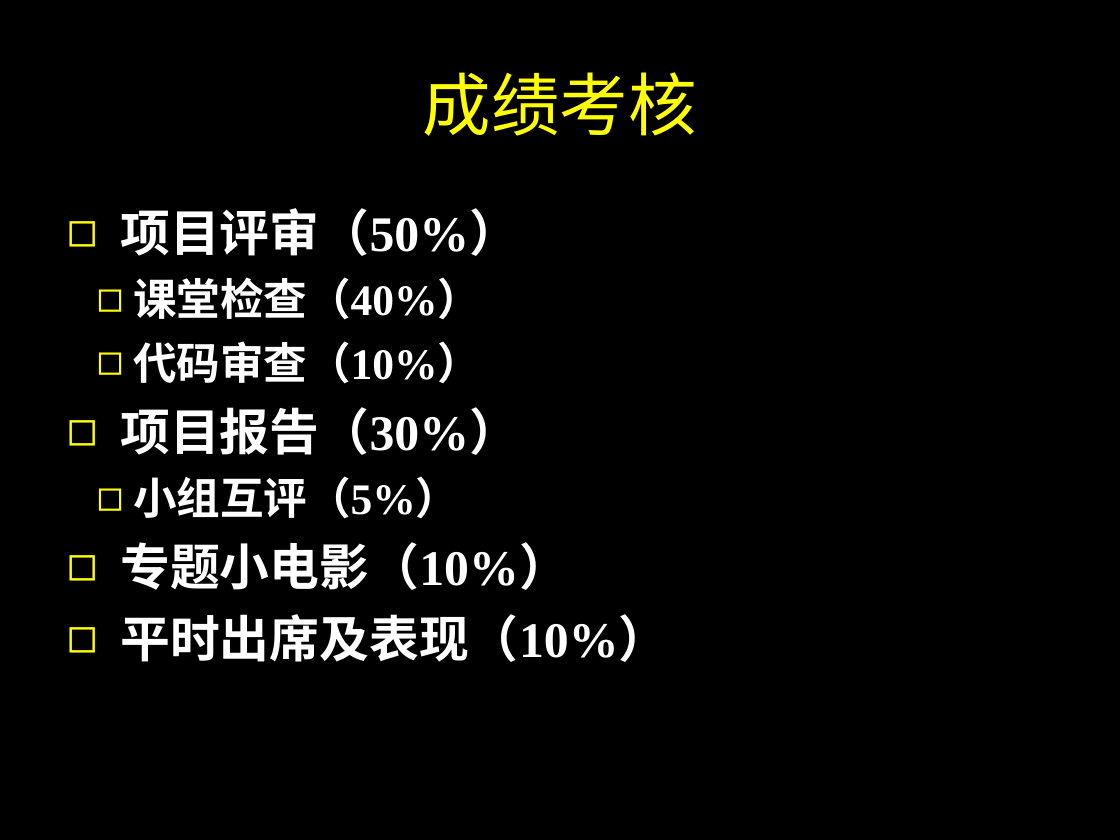
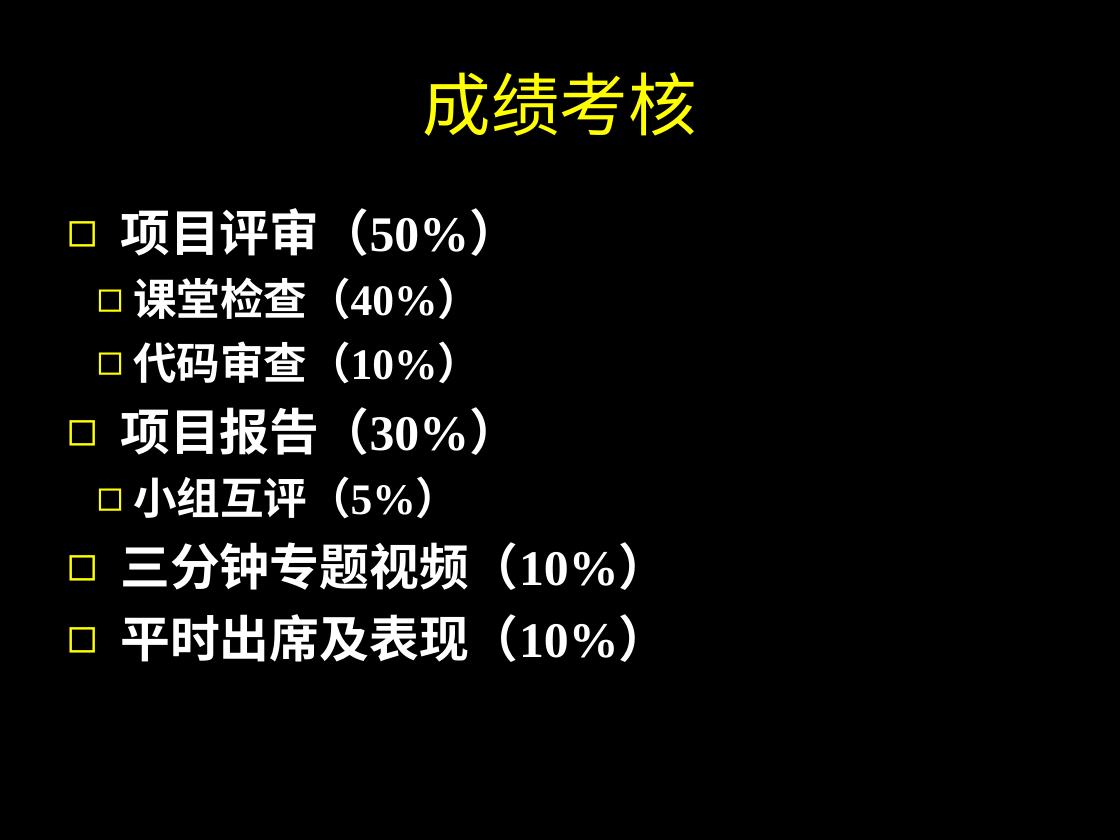
Before and after one commit to SJTUCourse/BI450, a slide deck: slide 14 of Lectures/2017 Fall/Lecture 0/Lecture 0.ppt (slide 12 before the commit). Drawn at 1120x840 pixels with LibreOffice and Linux fonts; fonts in the diff are those of the drawing. Boxes give left, top, right and bottom in pixels: in the first picture for what was removed or moved away, otherwise in the second. Text is boxed around its words. In the diff, an @@ line names an element or a change of style, - is before the commit and + after.

```diff
--- a/Lectures/2017 Fall/Lecture 0/Lecture 0.ppt
+++ b/Lectures/2017 Fall/Lecture 0/Lecture 0.ppt
@@ text at <box>120,542,668,590</box>: text changed @@
-◻ 专题小电影（10%）
+◻ 三分钟专题视频（10%）
```
Also in this commit, not shown: 1 other slide changed, 2 slides added, 1 other file.
